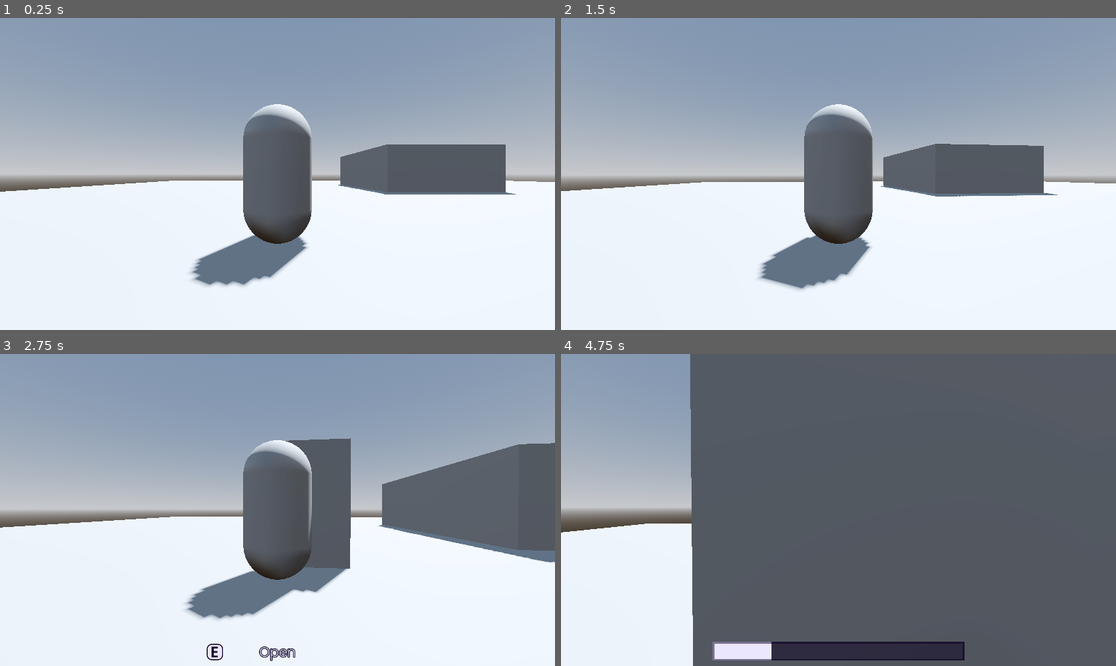
Above: before the commit, frames 1-4 (two rows, left to right).
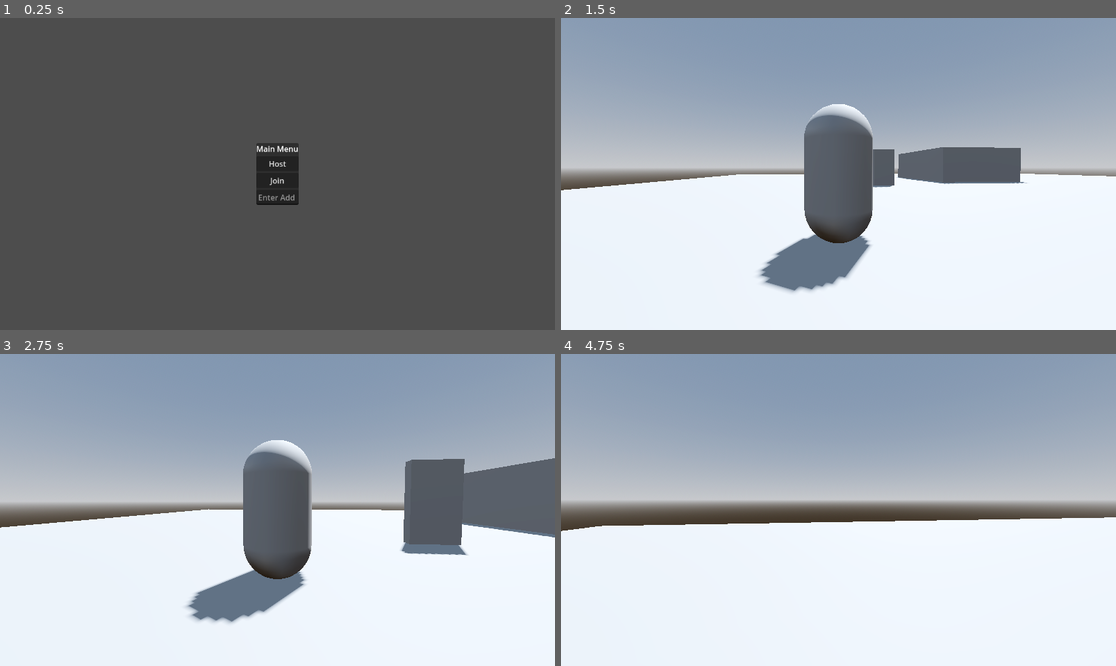
Above: after the commit, the same moments.

Repository: CrispyMD/Escape-The-Establishment
Game: Godot game, scene res://scenes/main_level.tscn
The game is run twice, just before and just after one commit, with the same random seed, the same clock (stepped at 60 frames per second) and the same inputs.
Inputs (mouse positions are in pixels of both pictures, inside the frame that each line leads up to):
- Up to frame 1 (0.25 s): no input
- Up to frame 2 (1.5 s): click (838, 164) at 0.5 s, where only the run after the commit has a clickable "Host"; tap Enter at 1.25 s; move the mouse to (866, 174) at 1.27 s; hold W (forward) from 1.28 s (still down); tap Q (ability) at 1.35 s
- Up to frame 3 (2.75 s): keep holding W (forward); tap Space (jump) at 1.52, 2.27 s; move the mouse to (249, 510) at 2.02 s; tap E (interact) at 2.1 s
- Up to frame 4 (4.75 s): keep holding W (forward); move the mouse to (849, 503) at 2.77 s; tap F (switch_pov) at 2.85 s; move the mouse to (832, 516) at 3.52 s; tap Q (ability) at 3.6 s; tap Space (jump) at 3.77, 4.52 s; move the mouse to (877, 513) at 4.27 s; tap E (interact) at 4.35 s

The runs differ from the first frame. In frame 1, 95% of the frame differs, in the area x 0-100%, y 0-100%; in frame 2, 5.3%; in frame 3, 11%; in frame 4, 77%.

Commit message:
Tried to implement multiplayer

Diff:
--- a/Escape The Establishment/scenes/main_level.tscn
+++ b/Escape The Establishment/scenes/main_level.tscn
@@ -1,6 +1,6 @@
 [gd_scene load_steps=9 format=3 uid="uid://cat1tfhnntnv8"]
 
-[ext_resource type="PackedScene" uid="uid://bte1j3ynvf0re" path="res://scenes/character.tscn" id="1_tjt32"]
+[ext_resource type="Script" path="res://scripts/multiplayer.gd" id="1_fymt3"]
 [ext_resource type="PackedScene" uid="uid://bro1jq2gxhirb" path="res://scenes/computer.tscn" id="2_5x8c8"]
 [ext_resource type="PackedScene" uid="uid://c46lq417eb8j6" path="res://scenes/door.tscn" id="3_x7cd2"]
 
@@ -23,6 +23,7 @@
 data = PackedVector3Array(-0.5, 0.5, 0.5, 0.5, 0.5, 0.5, -0.5, -0.5, 0.5, 0.5, 0.5, 0.5, 0.5, -0.5, 0.5, -0.5, -0.5, 0. …(500 unchanged characters)…
 
 [node name="main_level" type="Node3D"]
+script = ExtResource("1_fymt3")
 
 [node name="WorldEnvironment" type="WorldEnvironment" parent="."]
 environment = SubResource("Environment_x7p88")
@@ -45,9 +46,6 @@
 [node name="CollisionShape3D" type="CollisionShape3D" parent="Plane/StaticBody3D"]
 shape = SubResource("ConcavePolygonShape3D_s1t4v")
 
-[node name="Character" parent="." instance=ExtResource("1_tjt32")]
-transform = Transform3D(1, 0, 0, 0, 1, 0, 0, 0, 1, -8.95363, 1.45925, 0)
-
 [node name="Box" type="MeshInstance3D" parent="."]
 transform = Transform3D(6.24832, 0, 0, 0, 2.9481, 0, 0, 0, 8.02386, 0, 1.17124, -11.7706)
 mesh = SubResource("BoxMesh_t0s5s")
@@ -59,3 +57,48 @@
 
 [node name="Door" parent="." instance=ExtResource("3_x7cd2")]
 transform = Transform3D(-4.37114e-08, 0, 1, 0, 1, 0, -1, 0, -4.37114e-08, -8.78894, 0, -5.91757)
+
+[node name="CanvasLayer" type="CanvasLayer" parent="."]
+
+[node name="MainMenu" type="PanelContainer" parent="CanvasLayer"]
+anchors_preset = 8
+anchor_left = 0.5
+anchor_top = 0.5
+anchor_right = 0.5
+anchor_bottom = 0.5
+offset_left = -44.0
+offset_top = -46.5
+offset_right = 44.0
+offset_bottom = 46.5
+grow_horizontal = 2
+grow_vertical = 2
+
+[node name="MarginContainer" type="MarginContainer" parent="CanvasLayer/MainMenu"]
+layout_mode = 2
+
+[node name="VBoxContainer" type="VBoxContainer" parent="CanvasLayer/MainMenu/MarginContainer"]
+layout_mode = 2
+alignment = 1
+
+[node name="Label" type="Label" parent="CanvasLayer/MainMenu/MarginContainer/VBoxContainer"]
+layout_mode = 2
+text = "Main Menu"
+
+[node name="Host" type="Button" parent="CanvasLayer/MainMenu/MarginContainer/VBoxContainer"]
+layout_mode = 2
+text = "Host"
+
+[node name="Join" type="Button" parent="CanvasLayer/MainMenu/MarginContainer/VBoxContainer"]
+layout_mode = 2
+text = "Join"
+
+[node name="AddressEntry" type="LineEdit" parent="CanvasLayer/MainMenu/MarginContainer/VBoxContainer"]
+layout_mode = 2
+placeholder_text = "Enter Address to Join Here"
+
+[node name="MultiplayerSpawner" type="MultiplayerSpawner" parent="."]
+_spawnable_scenes = PackedStringArray("res://scenes/character.tscn")
+spawn_path = NodePath("..")
+
+[connection signal="pressed" from="CanvasLayer/MainMenu/MarginContainer/VBoxContainer/Host" to="." method="_on_host_pressed"]
+[connection signal="pressed" from="CanvasLayer/MainMenu/MarginContainer/VBoxContainer/Join" to="." method="_on_join_pressed"]
--- a/Escape The Establishment/scripts/character_script.gd
+++ b/Escape The Establishment/scripts/character_script.gd
@@ -15,7 +15,12 @@
 signal interact_pressed
 @onready var progress_bar = $CharacterUI/ProgressBar
 
+func _enter_tree():
+	set_multiplayer_authority(str(name).to_int())
+
 func _ready():
+	if not is_multiplayer_authority(): return
+
 	self.rotation = Vector3.ZERO
 	Input.mouse_mode = Input.MOUSE_MODE_CAPTURED
 	if is_beast != camera_mode_is_fps: switch_pov()
@@ -34,6 +39,8 @@
 		spring.rotation.x = clamp(spring.rotation.x, deg_to_rad(-90), deg_to_rad(30))
 
 func _unhandled_input(event):
+	if not is_multiplayer_authority(): return
+
 	if event.is_action_pressed("ui_cancel"):
 		get_tree().quit()
 	if event is InputEventMouseMotion:
@@ -65,6 +72,8 @@
 	camera_mode_is_fps = not camera_mode_is_fps
 
 func _physics_process(delta):
+	if not is_multiplayer_authority(): return
+
 	if not is_on_floor():
 		velocity.y -= gravity * delta
 	if Input.is_action_pressed("jump") and is_on_floor():
--- a/Escape The Establishment/scripts/computer.gd
+++ b/Escape The Establishment/scripts/computer.gd
@@ -26,6 +26,7 @@
 	nodes_in_hack_area.erase(body)
 	player_hacking_computer.erase(body)
 
+
 	if nodes_in_hack_area.is_empty():
 		hacking_timer.paused = true
 		skill_check_timer.paused = true
@@ -35,6 +36,7 @@
 	elif body.interact_pressed.is_connected(skillcheck_pressed):
 		body.interact_pressed.disconnect(skillcheck_pressed)
 	body.get_node("CharacterUI").undisplay_interact()
+	body.get_node("CharacterUI").undisplay_progress_bar()
 
 func hack_computer(character):
 	if needle_is_rotating: skillcheck_failed()
--- /dev/null
+++ b/Escape The Establishment/scripts/multiplayer.gd
@@ -0,0 +1,41 @@
+extends Node3D
+
+@onready var main_menu = $CanvasLayer/MainMenu
+@onready var address_entry = $CanvasLayer/MainMenu/MarginContainer/VBoxContainer/AddressEntry
+
+const Character = preload("res://scenes/character.tscn")
+const PORT = 9999
+var enet_peer = ENetMultiplayerPeer.new()
+
+
+func _on_host_pressed():
+	main_menu.hide()
+
+	enet_peer.create_server(PORT)
+	multiplayer.multiplayer_peer = enet_peer
+	multiplayer.peer_connected.connect(add_player)
+	multiplayer.peer_disconnected.connect(remove_player)
+
+	add_player(multiplayer.get_unique_id())
+
+
+func add_player(peer_id):
+	print("rnjk")
+	var character = Character.instantiate()
+	character.name = str(peer_id)
+	add_child(character)
+	character.position = Vector3(-12,2,4)
+	#if character.is_multiplayer_authority():
+		#character.health_changed.connect(update_health_bar)
+
+func remove_player(peer_id):
+	var character = get_node_or_null(str(peer_id))
+	if character:
+		character.queue_free()
+
+
+func _on_join_pressed():
+	main_menu.hide()
+	print("skibidi")
+	enet_peer.create_client(address_entry.text, PORT)
+	multiplayer.multiplayer_peer = enet_peer
